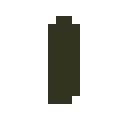
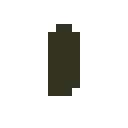
Comparing the layer stacks of the two w=128, h=128 images. Changes:
painted on "Background" over (x1=48, y1=16, x2=80, y2=104)
